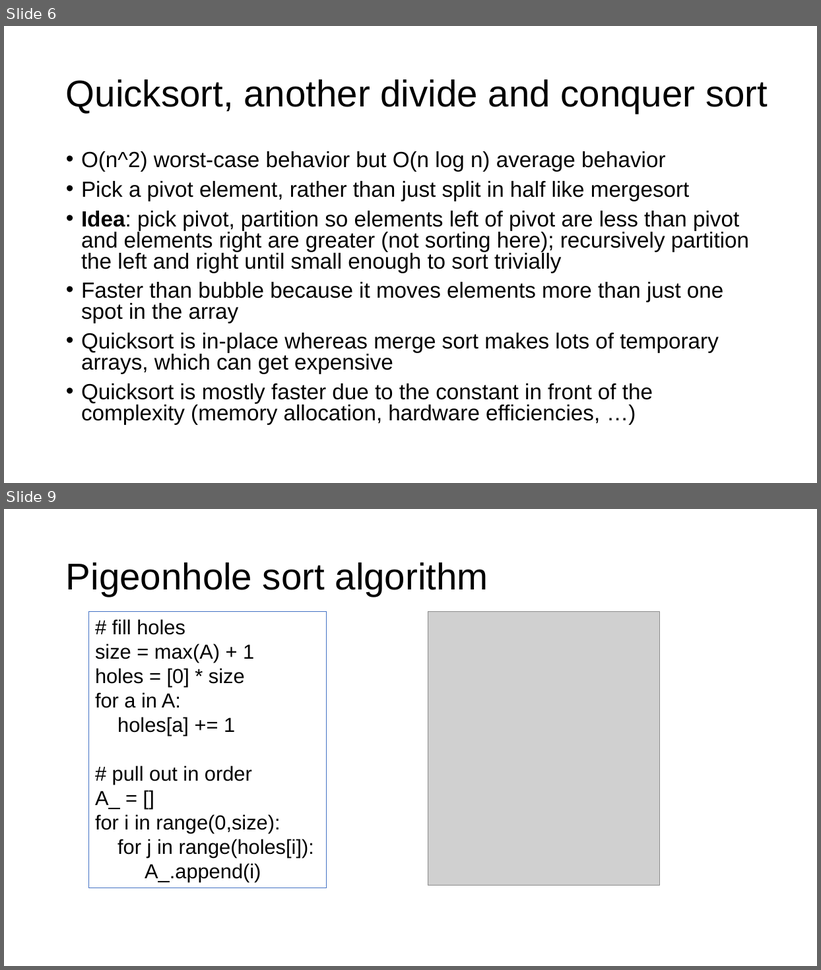
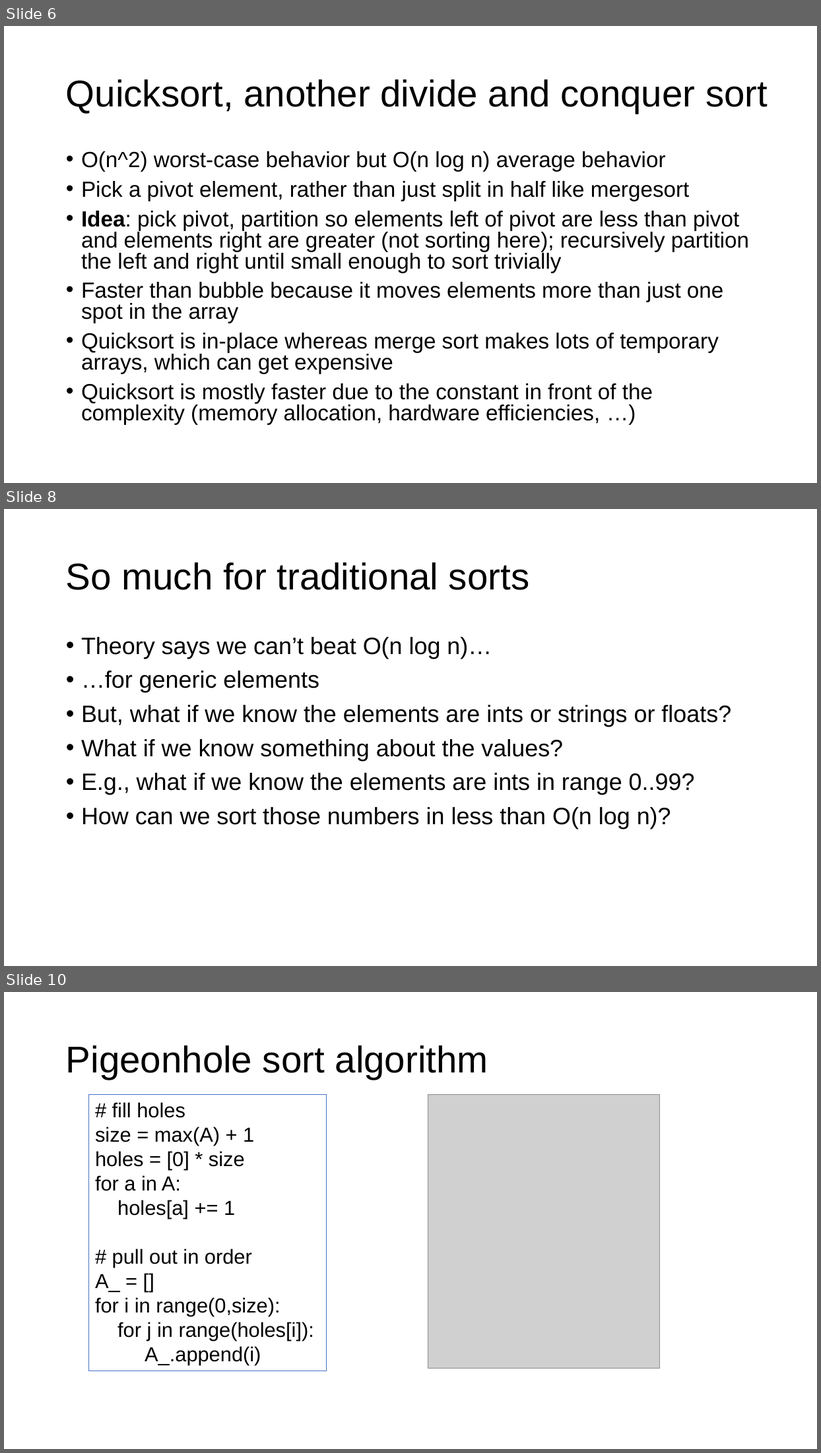
Before and after one commit to parrt/msds689, a slide deck: notes/sorting.pptx. Shown one above the other, each under a label of ours: slides 6 and 9 before the commit, slides 6, 8 and 10 after it; the slides between them are not shown. The pictures are 821x970 and 821x1453 pixels, drawn with LibreOffice and Linux fonts; fonts in the diff are those of the drawing; grey boxes stand for pictures; background and template pictures are left out. Boxes give left, top, right and bottom in pixels: in the first picture for what was removed or moved away, otherwise in the second. Text is boxed around its words. In the diff, an @@ line names an element or a change of style, - is before the commit and + after.

```diff
--- a/notes/sorting.pptx
+++ b/notes/sorting.pptx
@@ slide 8 added at (4,509,817,966), background #FFFFFF @@
@@ title added at (66,562,529,590), 44 pt, text #000000 @@
+So much for traditional sorts
@@ text added at (81,637,731,829), 28 pt, text #000000 @@
+• Theory says we can’t beat O(n log n)…
+• …for generic elements
+• But, what if we know the elements are ints or strings or floats?
+• What if we know something about the values?
+• E.g., what if we know the elements are ints in range 0..99?
+• How can we sort those numbers in less than O(n log n)?
@@ what was slide 9 is now slide 10 @@
```
Also in this commit, not shown: 2 slides changed, 1 other slide added, 4 other files.
